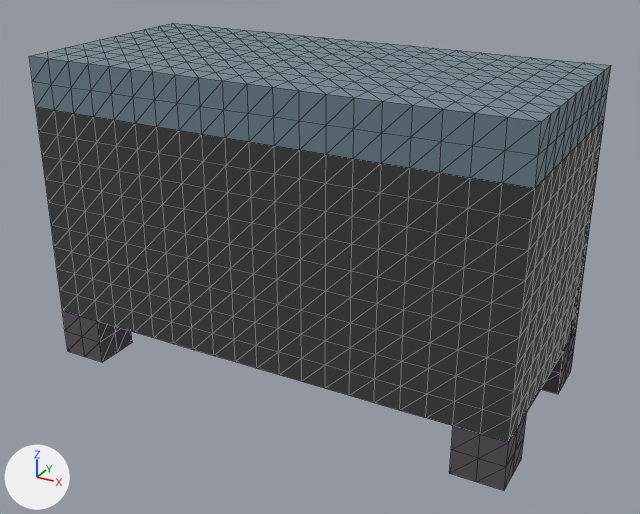
Before and after pictures for a commit that changed the glTF model models/architecture/wall_doohikey.gltf.
One viewpoint serves both versions: a camera (50 mm lens) standing at (16.4, -23.8, 19.6) and looking at (0.5, 5.1, 5.2). Every picture has the same lights, and +X, +Y and +Z are marked at lower left. Mesh edges are drawn as thin lines. Where no turn or scale is listed for an object, it has been applied to the vertices. Vertices at the same position are counted once.

Script lines for the objects in view, before the commit:
```python
me_mesh_0 = bpy.data.meshes.new('Mesh_0')
me_mesh_0.from_pydata(...)  # 1432 vertices, 2860 faces; spans x -10.0..10.0, y 1.0..10.0, z 0.0..13.0
me_mesh_0.materials.append(mat_material)
ob_layer_1 = bpy.data.objects.new('Layer.1', me_mesh_0)
ob_layer_1.location = (0.0, 0.0, 0.0)
```
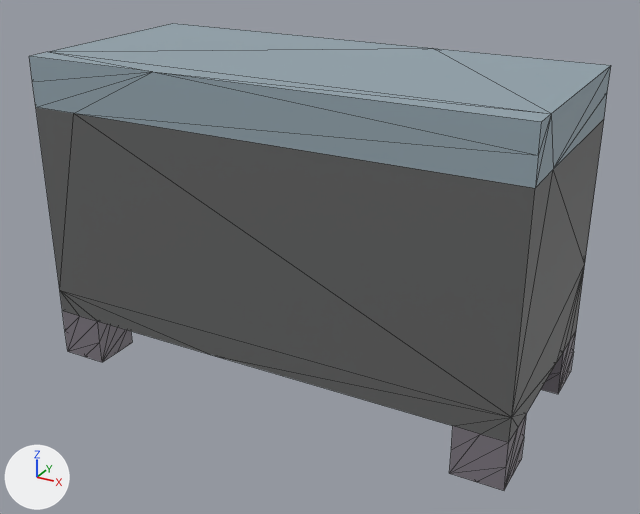
Where the change shows, as pixel boxes [x1, y1, x2, y2] in the pictures (640 x 514 px):
part 1 of me_mesh_0, deleted: before [29, 23, 611, 490]
part 2 of me_mesh_0, recoloured: [62, 115, 574, 491] in both

The change, as a list of edits to the scene's bpy script:
```text
Add mat_glass:
    mat_glass = bpy.data.materials.new('Glass')
    mat_glass.use_nodes = True; mat_glass.node_tree.nodes.clear()
    _N = mat_glass.node_tree.nodes; _L = mat_glass.node_tree.links
    n0 = _N.new('ShaderNodeBsdfPrincipled'); n0.name = 'Principled BSDF'
    n0.inputs[1].default_value = 0.2  # 'Metallic'
    n1 = _N.new('ShaderNodeOutputMaterial'); n1.name = 'Material Output'
    n2 = _N.new('ShaderNodeVertexColor'); n2.name = 'Color Attribute'
    _L.new(n0.outputs[0], n1.inputs[0])  # 'BSDF' to 'Surface'
    _L.new(n2.outputs[0], n0.inputs[0])  # 'Color' to 'Base Color'
Change me_mesh_0:
    used by ob_layer_1; location = (0.0, 0.0, 0.0)
    remove me_mesh_0.from_pydata(...)  # 1432 vertices, 2860 faces; spans x -10.0..10.0, y 1.0..10.0, z 0.0..13.0
    add me_mesh_0.from_pydata(...)  # 129 vertices, 254 faces; spans x -10.0..10.0, y 1.0..10.0, z 0.0..13.0
    me_mesh_0 part 1: 1303 vertices removed from x -10.0..10.0, y 1.0..10.0, z 0.0..13.0
    me_mesh_0 part 2: 45 faces spanning x -10.0..10.0, y 1.0..10.0, z 0.0..13.0 switch from mat_material to mat_glass
```
